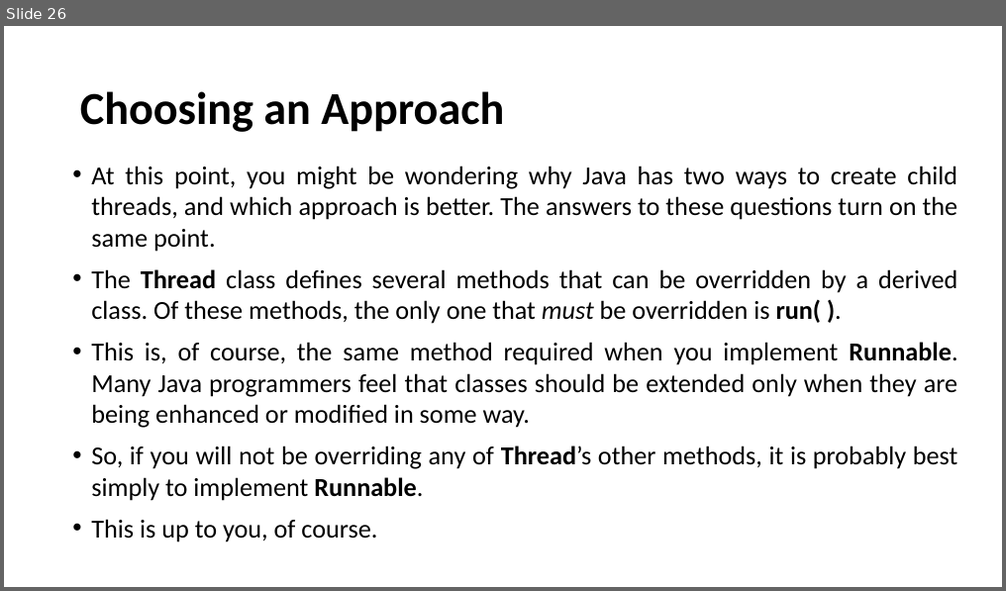
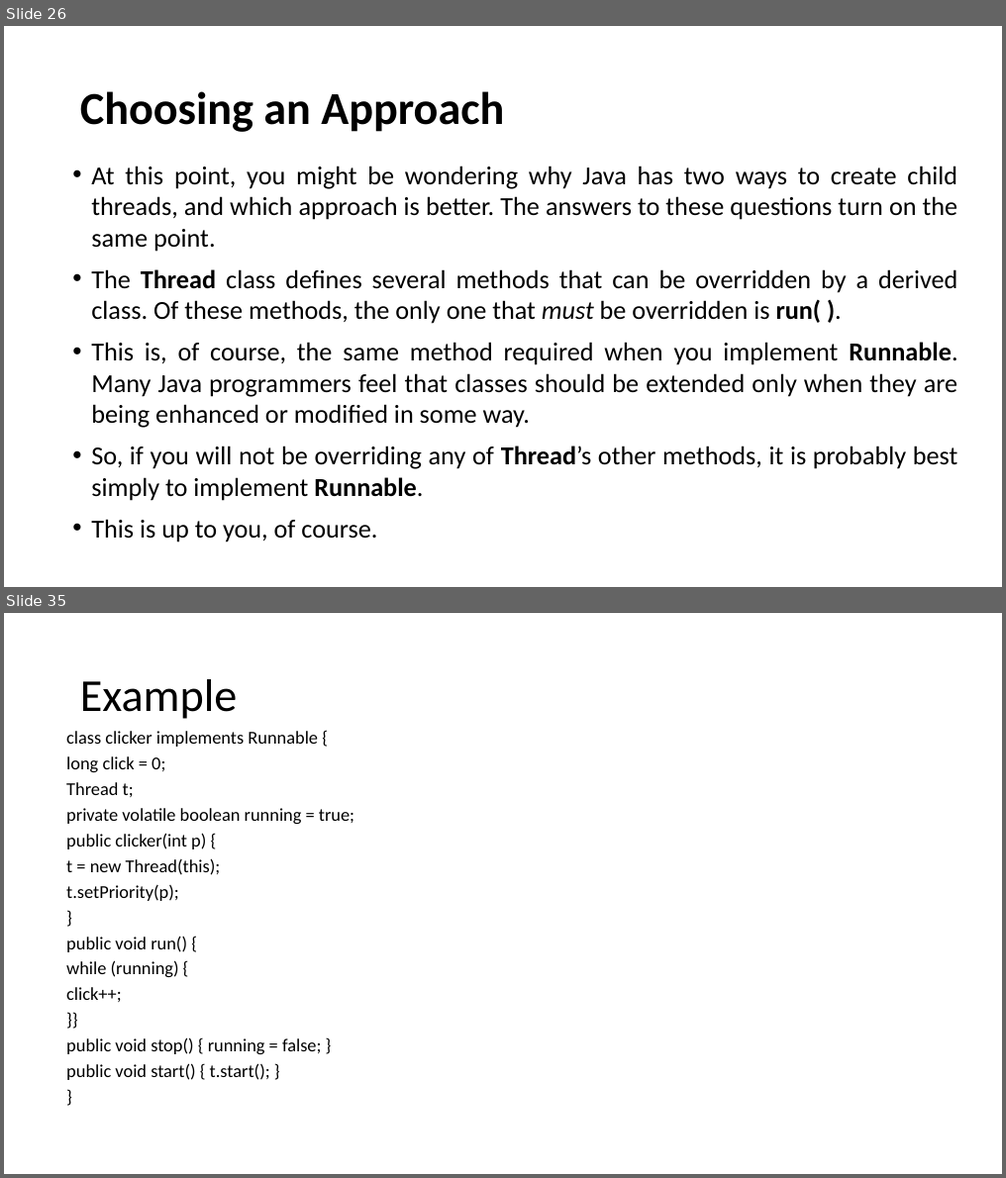
Before and after one commit to Praju-11/Java_Arctic, a slide deck: Multithreading.pptx. Shown one above the other, each under a label of ours: slide 26 before the commit, slides 26 and 35 after it; the slides between them are not shown. The pictures are 1006x591 and 1006x1178 pixels, drawn with LibreOffice and Linux fonts; fonts in the diff are those of the drawing. Boxes give left, top, right and bottom in pixels: in the first picture for what was removed or moved away, otherwise in the second. Text is boxed around its words. In the diff, an @@ line names an element or a change of style, - is before the commit and + after.

```diff
--- a/Multithreading.pptx
+++ b/Multithreading.pptx
@@ slide 35 added at box(4, 613, 1002, 1174), background #FFFFFF @@
@@ title added at box(80, 679, 238, 719), 44 pt, text #000000 @@
+Example
@@ text added at box(66, 731, 354, 1080), 17.5 pt, text #000000 @@
+class clicker implements Runnable {
+long click = 0;
+Thread t;
+private volatile boolean running = true;
+public clicker(int p) {
+t = new Thread(this);
+t.setPriority(p);
+}
+public void run() {
+while (running) {
+click++;
+}}
+public void stop() { running = false; }
+public void start() { t.start(); }
+}
```
Also in this commit, not shown: 10 other slides added.
